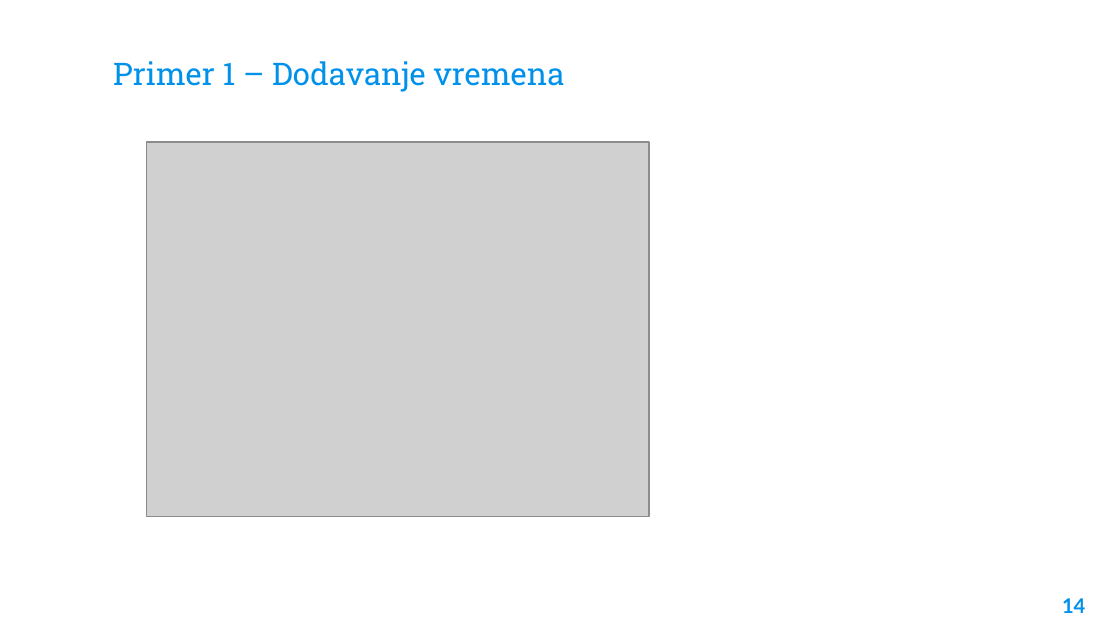
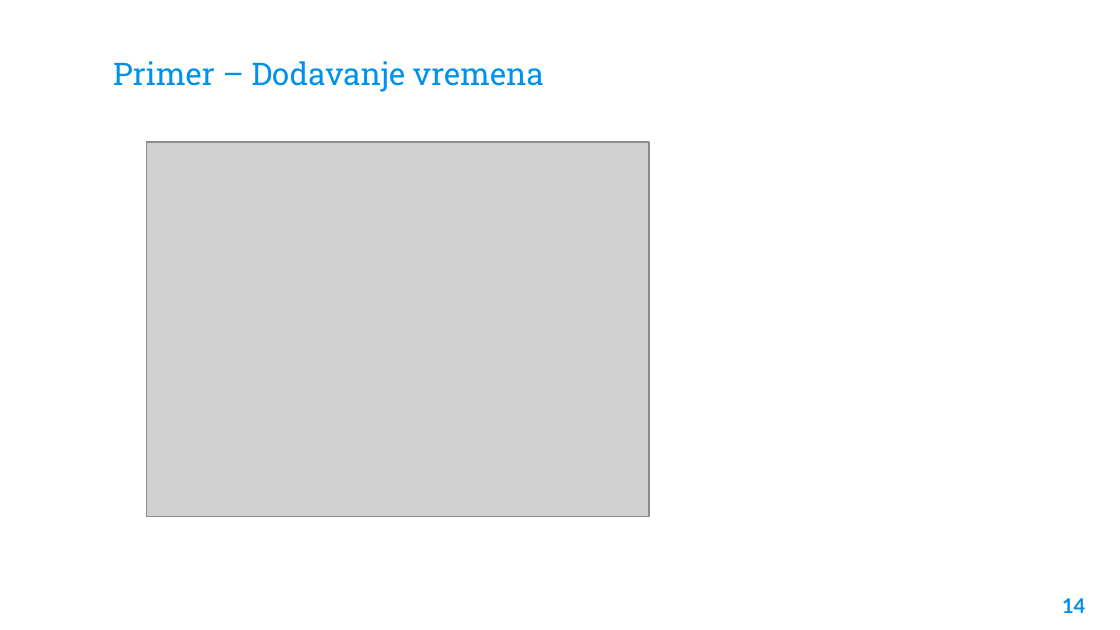
Before and after one commit to lazarm999/soa, a slide deck: slide 14 of Seminarski/Nuclio.pptx. Drawn at 1120x630 pixels with LibreOffice and Linux fonts; fonts in the diff are those of the drawing; grey boxes stand for pictures; background and template pictures are left out. Boxes give left, top, right and bottom in pixels: in the first picture for what was removed or moved away, otherwise in the second. Text is boxed around its words. In the diff, an @@ line names an element or a change of style, - is before the commit and + after.

```diff
--- a/Seminarski/Nuclio.pptx
+++ b/Seminarski/Nuclio.pptx
@@ title at <box>113,61,544,92</box>: text changed @@
-Primer 1 – Dodavanje vremena
+Primer – Dodavanje vremena
```
Also in this commit, not shown: 4 other slides changed.
